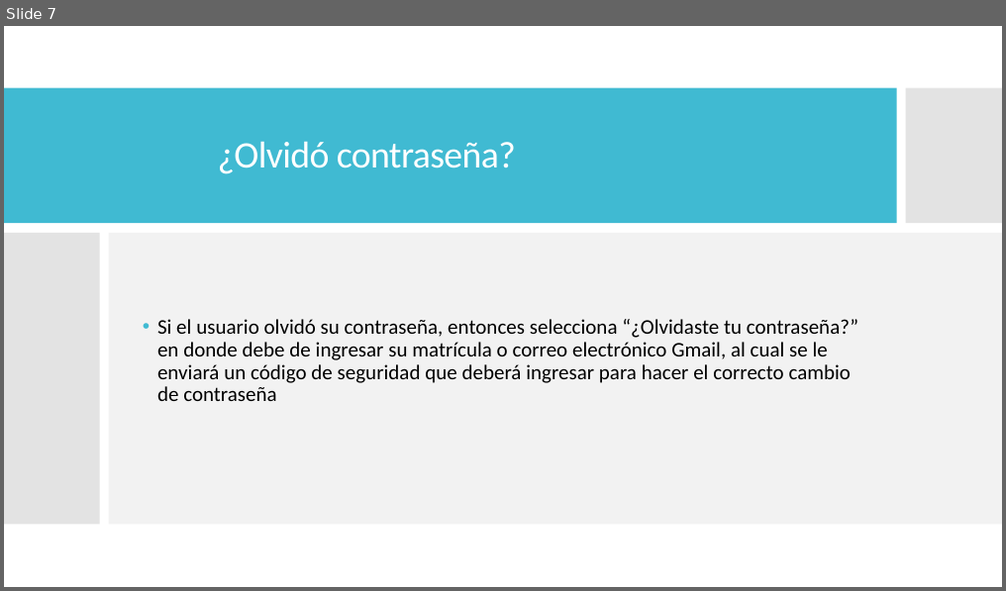
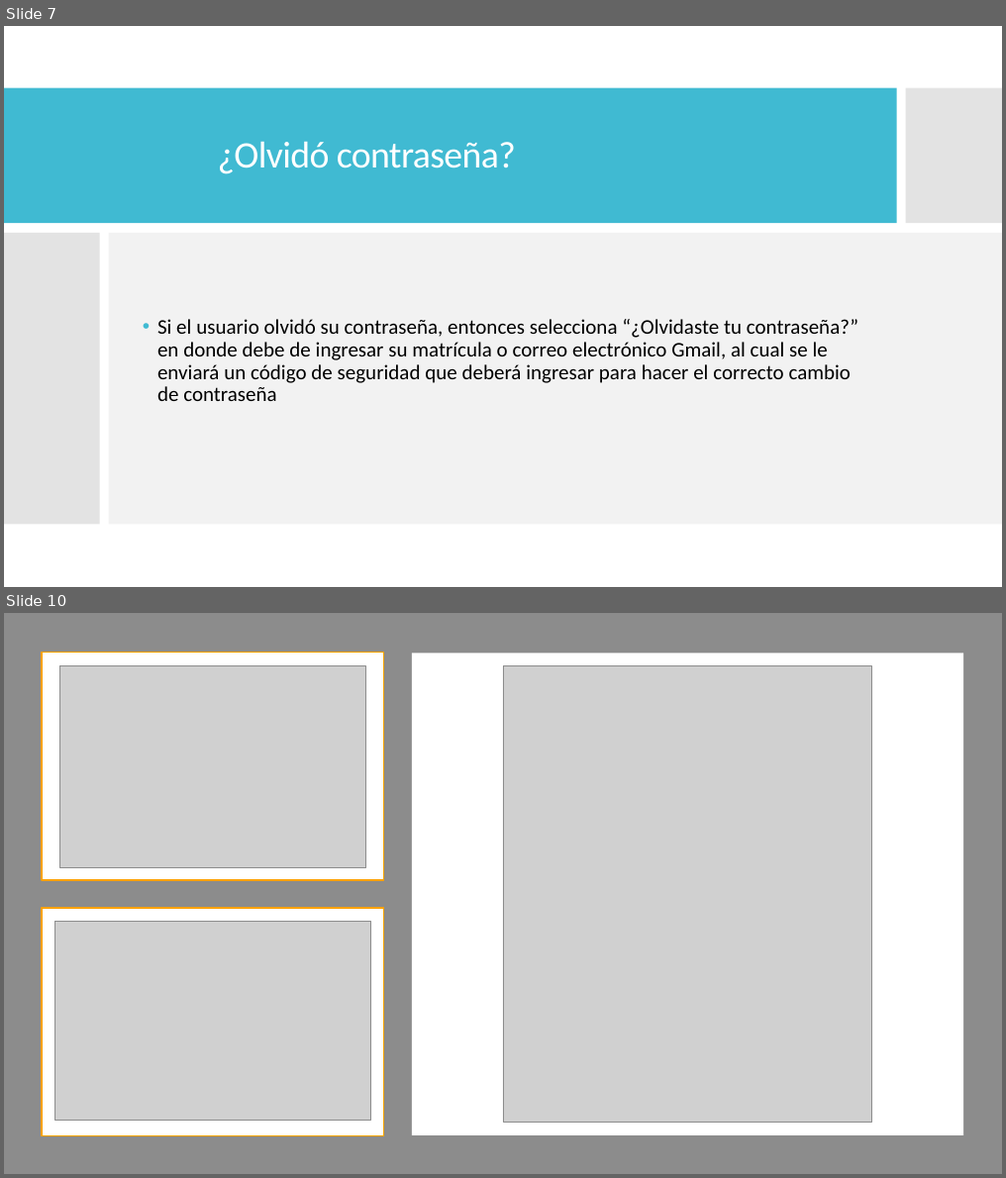
Before and after one commit to jesusapb/POO-2.0, a slide deck: Presentación.pptx. Shown one above the other, each under a label of ours: slide 7 before the commit, slides 7 and 10 after it; the slides between them are not shown. The pictures are 1006x591 and 1006x1178 pixels, drawn with LibreOffice and Linux fonts; fonts in the diff are those of the drawing; grey boxes stand for pictures. Boxes give left, top, right and bottom in pixels: in the first picture for what was removed or moved away, otherwise in the second. Text is boxed around its words. In the diff, an @@ line names an element or a change of style, - is before the commit and + after.

```diff
--- a/Presentación.pptx
+++ b/Presentación.pptx
@@ slide 10 added at (4,613,1002,1174), background #FFFFFF @@
@@ rectangle added at (4,613,1002,1174), fill #808080 at 90% opacity @@
@@ rectangle added at (42,653,383,881), fill #FFFFFF, outline #FFA200 1.5 pt @@
@@ picture added at (60,665,365,868) @@
@@ rectangle added at (412,653,963,1136), fill #FFFFFF @@
@@ picture added at (503,666,872,1122) @@
@@ rectangle added at (42,908,383,1137), fill #FFFFFF, outline #FFA200 1.5 pt @@
@@ picture added at (54,922,371,1121) @@
```
Also in this commit, not shown: 4 slides changed, 3 slides removed, 5 other files.
